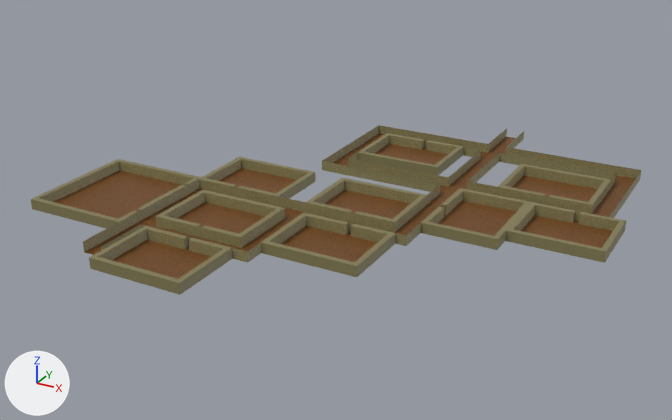
A saved change to the Blender file assets/Models/LevelSets/Set1/FloorLayout1.blend.
The view is the same before and after, from a 50 mm lens placed at (104.1, -102.1, 68.9), pointed at (25.8, 40.2, -2.3). The axes (+X, +Y, +Z) are drawn at lower left. The lights are the same throughout.

The first picture shows 'Floor', 'Room_A1_Floor', 'Room_A1_Walls', 'Room_B1_Wall', 'Room_B1_WallHoles', 'Room_C1_Floor', 'Room_C1_Wall', 'Room_D1_Wall', 'Room_D1_WallHole', 'Room_E1_Wall', 'Room_E1_WallHole', 'Room_F1_Floor', 'Room_F1_Wall', 'Room_G1_Wall', 'Room_H1_Wall', 'Room_H1_WallHole', 'Room_I1_Wall', 'Room_J1_Wall', 'Walls_Overall'.
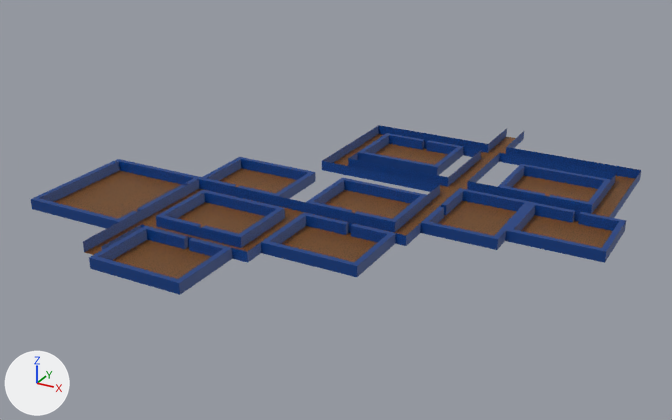
The change, as JSON lines over the scene's bpy script:
```json
{"block": "mat_wallpaper", "where": "n3 = _N.new('ShaderNodeMix'); n3.name = 'Mix'"}
{"op": "set", "path": "n3.inputs[7].default_value", "old": "(0.493, 0.433, 0.194, 1.0)", "new": "(0.0, 0.0927, 0.489, 1.0)", "note": "'B', beige #bab07a -> 'B', blue #0056ba"}
```

Where the change shows, as pixel boxes (x1, y1, x2, y2) in the pictures (672 x 420 px):
```json
{"object": "Walls_Overall", "change": "surface changed", "before": [83, 125, 641, 263], "after": [83, 125, 641, 263]}
{"object": "Room_C1_Wall", "change": "surface changed", "before": [89, 226, 233, 295], "after": [89, 226, 233, 295]}
{"object": "Room_F1_Wall", "change": "surface changed", "before": [261, 212, 396, 277], "after": [261, 212, 396, 277]}
{"object": "Room_A1_Walls", "change": "surface changed", "before": [31, 159, 201, 229], "after": [31, 159, 201, 229]}
{"object": "Room_H1_Wall", "change": "surface changed", "before": [505, 202, 626, 263], "after": [505, 202, 626, 263]}
{"object": "Room_G1_Wall", "change": "surface changed", "before": [420, 188, 531, 250], "after": [420, 188, 531, 250]}
{"object": "Room_J1_Wall", "change": "surface changed", "before": [357, 133, 464, 175], "after": [357, 133, 464, 175]}
{"object": "Room_B1_Wall", "change": "surface changed", "before": [157, 190, 284, 237], "after": [157, 190, 284, 237]}
{"object": "Room_D1_Wall", "change": "surface changed", "before": [199, 157, 316, 199], "after": [199, 157, 316, 199]}
{"object": "Room_E1_Wall", "change": "surface changed", "before": [306, 178, 427, 222], "after": [306, 178, 427, 222]}
{"object": "Room_I1_Wall", "change": "surface changed", "before": [498, 164, 611, 205], "after": [498, 164, 611, 205]}
{"object": "Room_A1_WallHoles", "change": "surface changed", "before": [138, 184, 190, 222], "after": [138, 184, 190, 222]}
{"object": "Room_E1_WallHole", "change": "surface changed", "before": [349, 212, 354, 223], "after": [349, 212, 354, 223]}
{"object": "Room_I1_WallHole", "change": "surface changed", "before": [543, 196, 549, 205], "after": [543, 196, 549, 205]}
{"object": "Room_H1_WallHole", "change": "surface changed", "before": [574, 211, 580, 221], "after": [574, 211, 580, 221]}
{"object": "Room_J1_WallHole", "change": "surface changed", "before": [424, 140, 429, 149], "after": [424, 140, 429, 149]}
{"object": "Room_F1_WallHole", "change": "surface changed", "before": [349, 223, 353, 233], "after": [349, 223, 353, 233]}
{"object": "Room_C1_WallHoles", "change": "surface changed", "before": [188, 237, 192, 247], "after": [188, 237, 192, 247]}
```
